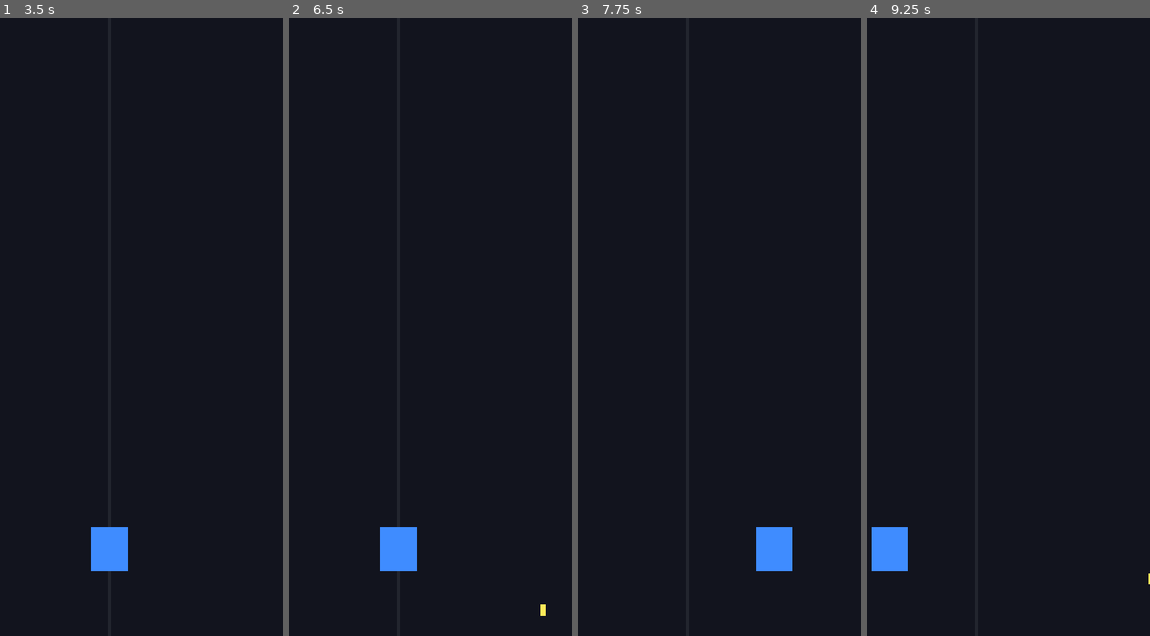
Above: before the commit, frames 1-4 (left to right).
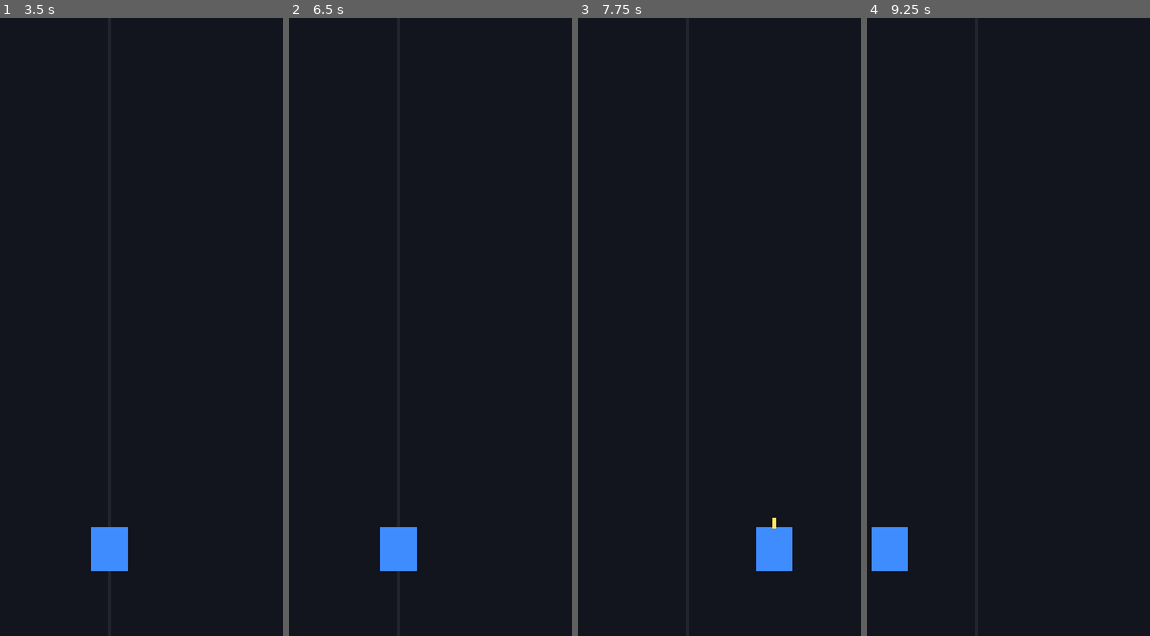
Above: after the commit, the same moments.

Repository: ScriptByFei/kernwerk-godot
Game: Godot game, scene res://scenes/game/game.tscn
The game is run twice, just before and just after one commit, with the same random seed, the same clock (stepped at 60 frames per second) and the same inputs.
Inputs (mouse positions are in pixels of both pictures, inside the frame that each line leads up to):
- Up to frame 1 (3.5 s): tap Enter at 0.5, 2 s; move the mouse to (186, 296) at 0.52 s; hold D (lane_right) 0.53-1.25 s; hold 1 (lane_1) 0.53-1.25 s; click (186, 296) at 0.67 s; tap Space at 1.25, 2.75 s; drag from (39, 357) to (93, 450) at 1.27 s; move the mouse to (144, 191) at 2.02 s; hold D (lane_right) 2.03-2.75 s; hold 3 (lane_3) 2.03-2.75 s; drag from (93, 450) to (5, 234) at 2.77 s
- Up to frame 2 (6.5 s): tap Enter at 3.5 s; move the mouse to (501, 419) at 3.52 s; hold A (lane_left) 3.53-4.25 s; hold 2 (lane_2) 3.53-4.25 s; tap Space at 4.25 s; drag from (294, 234) to (345, 172) at 4.27 s; move the mouse to (416, 327) at 5.02 s; hold A (lane_left) 5.03-5.75 s; hold 1 (lane_1) 5.03-5.75 s; click (416, 327) at 5.17 s; drag from (345, 172) to (328, 357) at 5.77 s
- Up to frame 3 (7.75 s): move the mouse to (764, 296) at 6.52 s; hold D (lane_right) 6.53-7.25 s; hold 3 (lane_3) 6.53-7.25 s; drag from (617, 357) to (671, 450) at 7.27 s
- Up to frame 4 (9.25 s): move the mouse to (1011, 191) at 8.02 s; hold A (lane_left) 8.03-8.75 s; hold 2 (lane_2) 8.03-8.75 s; drag from (960, 450) to (872, 234) at 8.77 s

Frame 1 is identical in both runs. In frame 2, less than 0.1% of the frame differs, in the area x 88-91%, y 94-97%; in frame 3, less than 0.1%; in frame 4, less than 0.1%.

Commit message:
fix: bullets spawn with global_position (were below screen due to double offset)

Diff:
--- a/scripts/player/weapon_controller.gd
+++ b/scripts/player/weapon_controller.gd
@@ -33,6 +33,7 @@
 		var offset_x := 0.0
 		if bullet_count > 1:
 			offset_x = (float(i) - (bullet_count - 1) / 2.0) * 60.0 + (randf() - 0.5) * spread
-		b.position = origin + Vector2(offset_x, 0)
+		#global statt lokal: Parent ist der Player → sonst Doppel-Offset
 		get_parent().add_child(b)
+		b.global_position = origin + Vector2(offset_x, 0)
 		bullet_fired.emit(b)
--- /dev/null
+++ b/tests/phase2_bugfix_test.gd
@@ -0,0 +1,59 @@
+extends SceneTree
+## Regression-Test: Bullets duerfen NICHT als Kind des Players mit globalen Koords
+## als lokale position gespawnt werden (Phase-2-Bug: Schuesse unter dem Bildschirm).
+## Aufruf: godot4 --headless -s tests/phase2_bugfix_test.gd
+
+var fails := 0
+
+func _check(cond: bool, msg: String) -> void:
+	if cond:
+		print("  ✓ " + msg)
+	else:
+		fails += 1
+		print("  ✗ " + msg)
+
+func _init() -> void:
+	# Simuliere die Situation: Player-Node auf Lane-X/PLAYER_Y, Weapon als Kind.
+	var root_node := Node2D.new()
+	get_root().add_child(root_node)
+
+	var player := Node2D.new()
+	player.set_script(load("res://scripts/player/player.gd"))
+	root_node.add_child(player)
+	# _ready braucht TouchInput/WeaponController children — ohne Szene vereinfachen:
+	# Wir testen nur die Koordinaten-Mathematik des WeaponControllers:
+	var wc = WeaponController.new()
+	root_node.add_child(wc)
+
+	# Fake-Player: nur global_position wichtig
+	var fake := Node2D.new()
+	root_node.add_child(fake)
+	fake.position = Vector2(GameConfig.LANE_X[1], GameConfig.PLAYER_Y)
+	wc.setup(fake as Player)
+
+	# Player bei y=1650. Muss spawn: bullet bei ~1570 (global), NICHT 3300.
+	var origin: Vector2 = fake.global_position + Vector2(0, -80)
+	_check(absf(origin.y - (GameConfig.PLAYER_Y - 80.0)) < 0.01, "Spawn-Origin = Player-Y - 80 (global)")
+
+	# Kritisch: nach add_child + global_position Zuweisung ist die lokale
+	# Position NICHT mehr 2x versetzt (das war der Bug: position statt global)
+	var b = Bullet.new()
+	root_node.add_child(b)          # Parent = Root (Welt)
+	b.global_position = origin      # global zuweisen NACH add_child
+	_check(absf(b.global_position.y - origin.y) < 0.01, "Bullet global Y korrekt (%.0f)" % b.global_position.y)
+	_check(absf(b.position.y - origin.y) < 0.01, "Lokale Y == globale Y wenn Parent Wurzel ist (kein Doppel-Offset)")
+	b.free()
+
+	# Negativ-Test: Alter Bug — position statt global als Kind eines platzierten Parents
+	var b2 = Bullet.new()
+	player.add_child(b2)  # Parent = Player (Player-Script ohne children, position default 0,0)
+	player.position = Vector2(GameConfig.LANE_X[1], GameConfig.PLAYER_Y)
+	b2.position = origin  # <-- alter Fehler: globale Koords ueber 'position' zugewiesen
+	_check(b2.global_position.y > 3000.0, "Alter Bug wuerde global y>3000 erzeugen (bestaetigt Bug-Ursache)")
+	b2.free()
+
+	if fails == 0:
+		print("BUGFIX TESTS: ALLE OK")
+	else:
+		print("BUGFIX TESTS: %d FEHLER" % fails)
+	quit(1 if fails > 0 else 0)
Not shown, added: tests/phase2_bugfix_test.gd.uid
